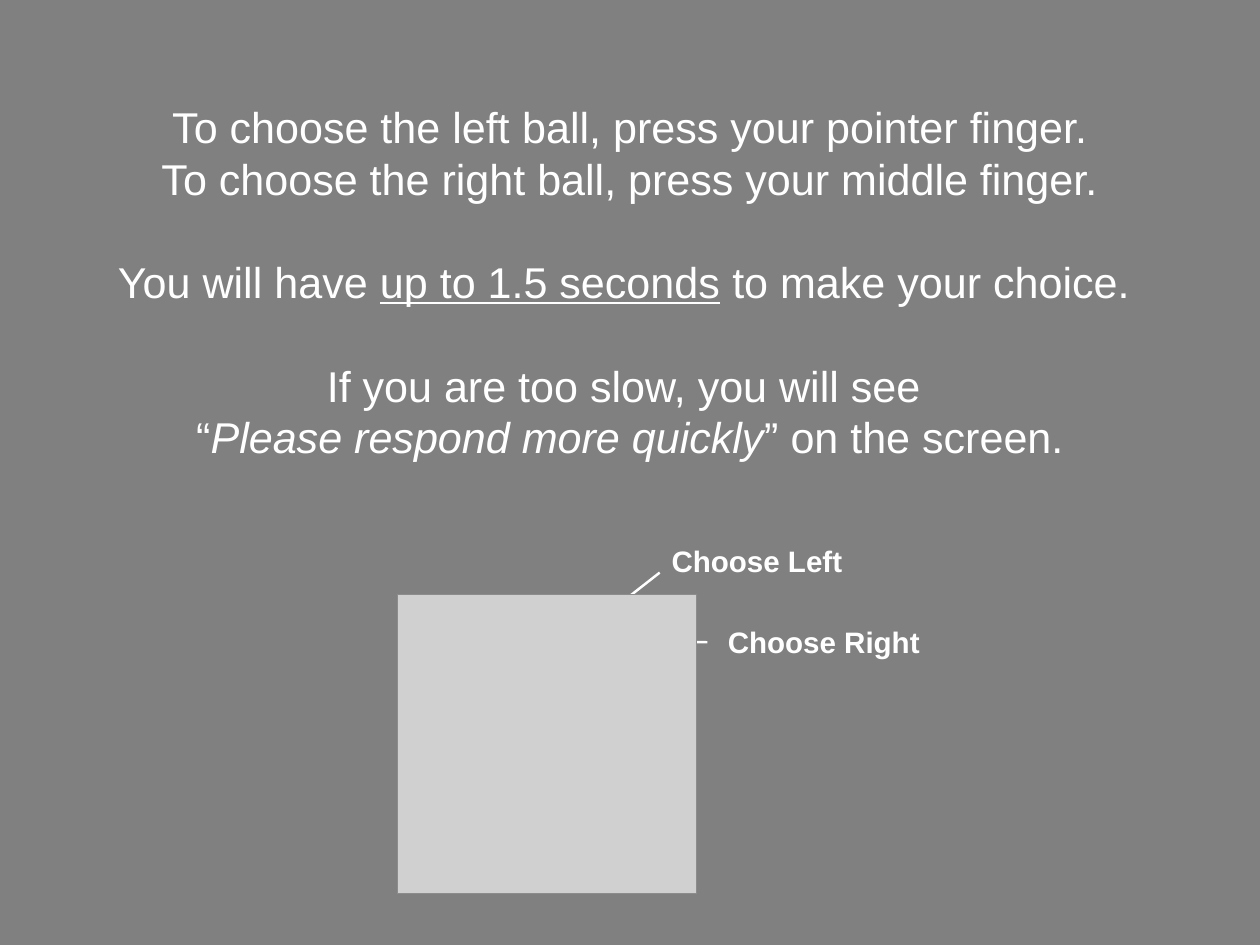
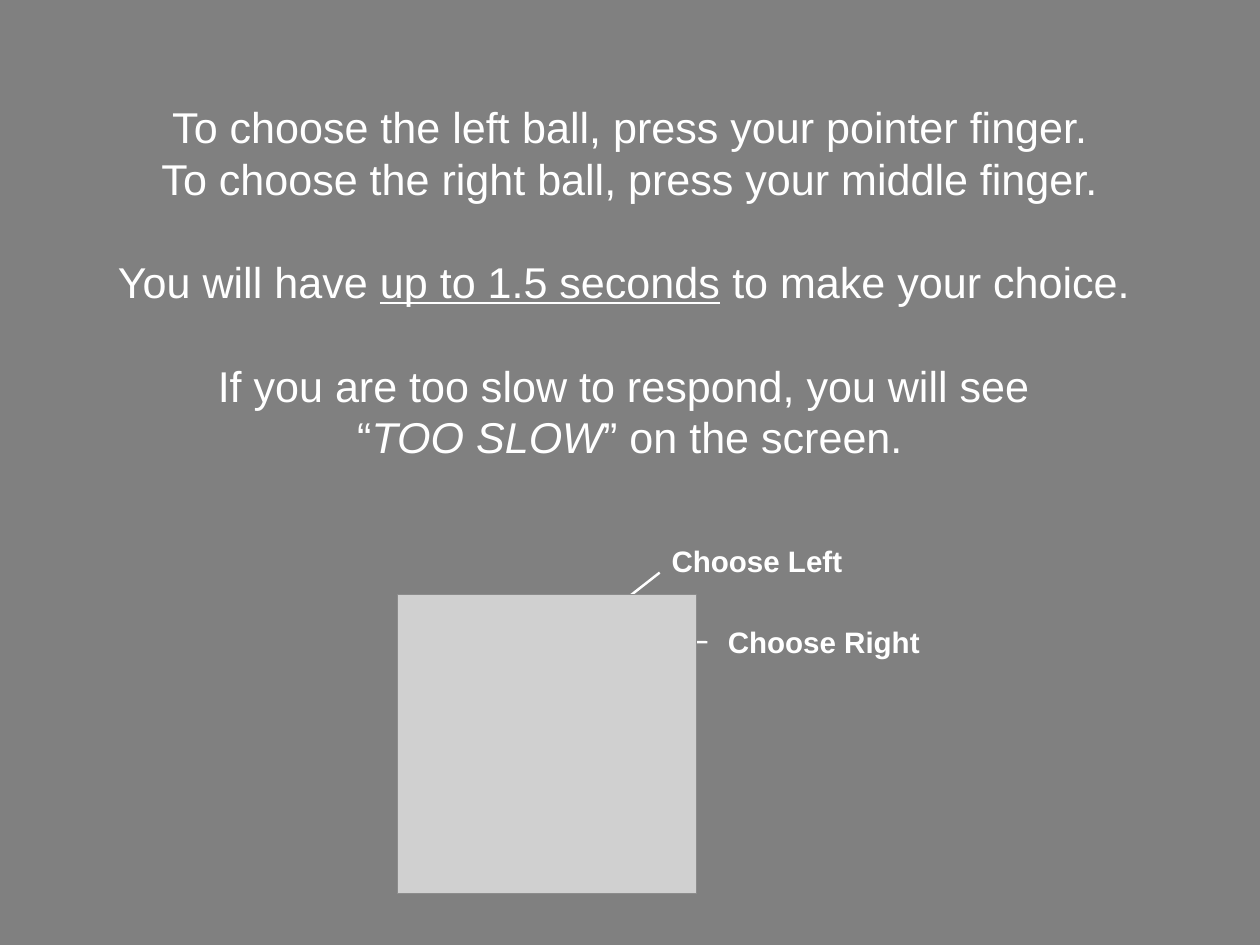
Before and after one commit to NatalieBiderman/Categories_fMRI_MTurk, a slide deck: slide 24 of static/Tools/fMRIDirections.pptx. Drawn at 1260x945 pixels with LibreOffice and Linux fonts; fonts in the diff are those of the drawing; grey boxes stand for pictures. Boxes give left, top, right and bottom in pixels: in the first picture for what was removed or moved away, otherwise in the second. Text is boxed around its words. In the diff, an @@ line names an element or a change of style, - is before the commit and + after.

```diff
--- a/static/Tools/fMRIDirections.pptx
+++ b/static/Tools/fMRIDirections.pptx
@@ subtitle at bbox=[218, 371, 1029, 454]: text changed @@
-If you are too slow, you will see
-“Please respond more quickly” on the screen.
+If you are too slow to respond, you will see
+“TOO SLOW” on the screen.
```
Also in this commit, not shown: 7 other slides changed, 59 other files.
